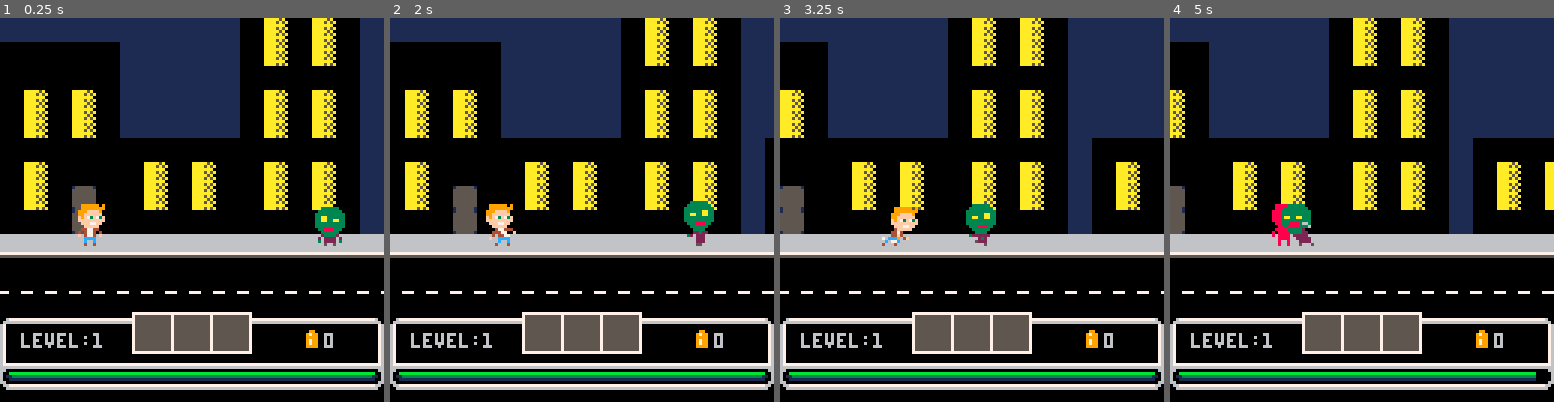
Above: before the commit, frames 1-4 (left to right).
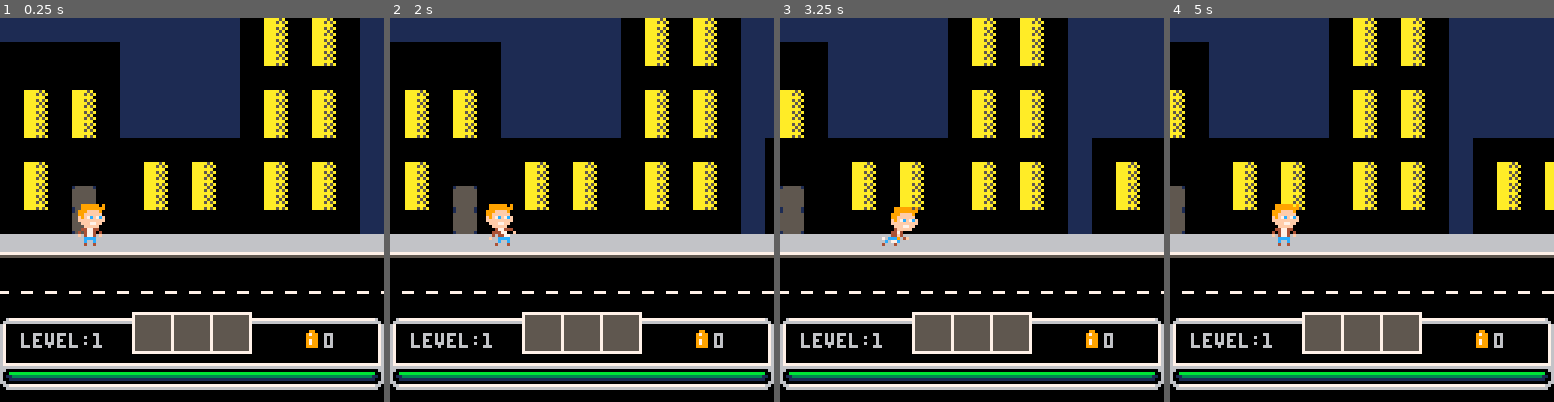
Above: after the commit, the same moments.

Repository: NicolaMigliore/zombie
Game: PICO-8 cartridge zombie.p8
Same seed, same stepped clock (60 frames per second), same inputs: the game is played once before the commit and once after it.
Inputs:
- Up to frame 1 (0.25 s): no input
- Up to frame 2 (2 s): tap X (X key) at 0.33, 1.07, 1.85 s; tap O (Z key) at 0.7, 1.7 s; hold Right from 1.6 s (still down)
- Up to frame 3 (3.25 s): release Right at 2.1 s; tap O (Z key) at 2.1, 2.5, 2.9 s; hold Up 2.15-2.42 s; hold Right 2.47-3.03 s; tap X (X key) at 2.97 s; hold Left from 3.08 s (still down)
- Up to frame 4 (5 s): tap O (Z key) every 0.4 s from 3.3 to 4.9 s; release Left at 3.58 s; hold Down 3.63-3.97 s; hold Right 4.02-4.68 s; tap X (X key) at 4.08 s; hold Up from 4.73 s (still down)

The runs differ from the first frame. In frame 1, 0.6% of the frame differs, in the area x 23-90%, y 49-60%; in frame 2, 0.6%; in frame 3, 0.6%; in frame 4, 1.0%, in the area x 26-99%, y 48-95%.

Commit message:
Level loading system and zombie spawning

Diff:
--- a/scenes/level.lua
+++ b/scenes/level.lua
@@ -18,19 +18,28 @@
 
 -- draw level background
 function draw_level()
-    -- rectfill(0,60,1024,60,5)
-    -- rectfill(0,61,1024,128,0)
-
     palt(0,false)
     palt(14,true)
     map()
     palt()
+end
 
+
+function spawn_all_zombies()
+    local level_size = 1008-102
+    local n = min(flr(10 + level*0.5),50)
+    local zombie_distance = level_size/n
+
+    for i=1,n do
+        local zombie_x = 90 + i*zombie_distance + rnd(20)-10
+        spawn_zombie(zombie_x)
+    end
 
 end
 
 --- generate level entities
 function create_level()
+    level += 1
     -- b - black
     -- w - window
     -- d - door
@@ -67,7 +76,7 @@
         "xxxbwbxxxxxxxxxx|xxxbwbxxxxxxxxxx|bbbbbbxxxxxxxxxx|bwbbwbxxxxxxxxxx|bwbbwbxxxxxxxxxx|bbbbbbxxxbbbbbbb|bbbbwbxxxbwbwbwb|bdbbwbxxxbwbwbwb|bdbbbbfffbbbbbbb|ssssssssssssssss|bbbbbbbbbbbbbbbb|rrrrrrrrrrrrrrrr"
     }
 
-    -- for each screen
+    -- draw chuncks
     for chunk_i=0,63 do
         local chunk = rnd(available_chunks)
         local rows = split(chunk,"|")
@@ -78,26 +87,32 @@
             end
         end
     end
+
+    -- level-end trigger
+    add(entities,new_entity({
+        position = new_position(1016,64,1024,80),
+        --position = new_position(50,64,1024,80),
+        triggers = {new_trigger(1,1,8,16,create_level,"once")}
+    }))
+
+    -- set player position
+    player.position.x = 22
+    player.position.y = 60
+
+    -- spawn zombies
+    spawn_all_zombies()
 end
-
 
 function load_scene_level()
     entities = {}
-    level = 1
+    level = 0
     score = 0
     mode = "level"
 
-    -- create level
-    create_level()
-
-    -- setup other entities
+    -- setup entities
     _camera_i()
     _player_i()
 
-    -- spawn test zombie
-    spawn_zombie(102)
-    -- spawn_zombie(110)
-    -- spawn_zombie(120)
-    -- spawn_zombie(210)
-    -- spawn_zombie(230)
+    -- create level
+    create_level()
 end
--- a/zombie.p8
+++ b/zombie.p8
@@ -26,8 +26,8 @@
 00077000e000000e0000099999990900000009999999900000000999999090000000099999999000000099999999000000009999999900000000999999990000
 00077000ee0deeee0000999ffff990000000999ffff9000000000999999990000000999ffff90000000999ffff900000000999ffff900000000999ffff900000
 00700700ee00eeee000099ffffff0000000099ffffff00000000999ffff90000000099ffffff000000099ffffff0000000099ffffff0000000099ffffff00000
-00000000eeeeeeee0000f9f73f73f0000000f9f73f73f000000099ffffff00000000f9f73f73f000000f9f73f73f0000000f9f73f73f0000000f9fffffff0000
-00000000eeeeeeee0000fffffffff0000000fffffffff0000000f9f73f73f0000000fffffffff000000fffffffff0000000fffffffff0000000fffffffff0000
+00000000eeeeeeee0000f9f7cf7cf0000000f9f7cf7cf000000099ffffff00000000f9f7cf7cf000000f9f7cf7cf0000000f9f7cf7cf0000000f9fffffff0000
+00000000eeeeeeee0000fffffffff0000000fffffffff0000000f9f7cf7cf0000000fffffffff000000fffffffff0000000fffffffff0000000fffffffff0000
 eeeeeeeeeeeeeeee00000fff77ff000000000fff77ff00000000fffffffff00000000fff77ff00000000fff77ff000000000fff77ff000000000fff77ff00000
 eeeeee8eeee99eee000000fffff00000000000fffff0000000000ffff7ff0000000000fffff0000000000fffff00000000000fffff00000000000fffff006000
 eeeee0e8ee9799ee00000447744000000000044774400000000000fffff000000000044774400000000004474400000000000044705550000000004470555600
@@ -42,7 +42,7 @@
 0000009999999900000000099999909000000999ffff9900000099ffffff00000000009999999900000000000000000000000999ffff9900000099ffffff0000
 00000999ffff900000000009999999900000099ffffff0000000f9f7cf7cf00000000999ffff900000000009999990900000099ffffff0000000f9f7cf7cf000
 0000099ffffff000000000999ffff90000000f9f7cf7cf000000fffffffff0000000099ffffff000000000099999999000000f9f7cf7cf000000fffffffff000
-00000f9f73f73f0000000099ffffff0000000fffffffff0000000fff77ff000000000f9f7cf7cf00000000999ffff90000000fffffffff0000000fff77ff0000
+00000f9f7cf7cf0000000099ffffff0000000fffffffff0000000fff77ff000000000f9f7cf7cf00000000999ffff90000000fffffffff0000000fff77ff0000
 00000fffffffff00000000f9f7cf7cf0000000fff77ff000000000fffff0000000000fffffffff0000000099ffffff00000000fff77ff000000000fffff00000
 000000fff77ff000000000fffffffff00000000fffff00000000004440000000000000fff77ff000000000f9f7cf7cf00000000fffff00000000004470000000
 0000000fffff00000000000fff77ff00000000044700000000000d4474f000000000000fffff0000000000fffffffff00000000447000000000004447dd00000
@@ -58,8 +58,8 @@
 00099999999000000099999909000000000000009999990900000000999999090000000099999909000009999999900000099999999000000099999909000000
 00999ffff900000000999999990000000000000099999999000000009999999900000000999999990000999ffff9000000999ffff90000000099999999000000
 0099ffffff0000000999ffff900000000000000999ffff900000000999ffff900000000999ffff90000099ffffff00000099ffffff0000000999ffff90000000
-00f9f73f73f00000099ffffff0000000000000099ffffff0000000099ffffff0000000099ffffff00000f9f73f73f00000f9f73f73f00000099ffffff0000000
-00fffffffff000000f9f73f73f0000000000000f9f73f73f0000000f9fffffff0000000f9f73f73f0000fffffffff00000fffffffff000000f9f73f73f000000
+00f9f7cf7cf00000099ffffff0000000000000099ffffff0000000099ffffff0000000099ffffff00000f9f7cf7cf00000f9f7cf7cf00000099ffffff0000000
+00fffffffff000000f9f7cf7cf0000000000000f9f7cf7cf0000000f9fffffff0000000f9f7cf7cf0000fffffffff00000fffffffff000000f9f7cf7cf000000
 000fff77ff0000000fffffffff0000000000000fffffffff0000000fffffffff0000000fffffffff00000fff77ff0000000fff77ff0000000fffffffff000000
 0000fffff000000000fff77ff000000000000000fff77ff000000000fff77ff000000000fff77ff0000000fffff000000000fffff000000000fff77ff0000000
 0000047744400000000fffff00000000000000004fffff00000000044fffff00000000044fffff0000000447744000000000047744400000000fffff00000000
@@ -75,7 +75,7 @@
 00000009999599900000009999999900000000999999990000003333333300000003333333333000000333333333300000003333333300000003333333333000
 000000999f5ff90000000999ffff600000000999ffff6000000333333333300000033aa33333300000033aa333333000000333333333300000033aa333333000
 00000099f5ffff000000099ffffff6000000099ffffff00000033aa33333300000033aa33aa3300000033aa33aa33000000333333333300000033aa33aa33000
-000000f9573f73f000000f9fffffff0000000f9f73f73f6000033aa33aa330000003333333333000000333333333300000033333333330000003333333333000
+000000f957cf7cf000000f9fffffff0000000f9f7cf7cf6000033aa33aa330000003333333333000000333333333300000033333333330000003333333333000
 000000fffffffff000000fffffffff0000000fffffffff6000033333333330000003333333333000000333333333300000033aa33aa330000003333333333000
 00000054ff77ff00000000fff77ff005000000fff77ff00500033333333330000000338883330000000033888333000000033333333330000000338883330000
 00000004fffff0000000044fffff00500000044fffff005000003388833300000000033333300000000003333330000000003388833300000000033333300000
